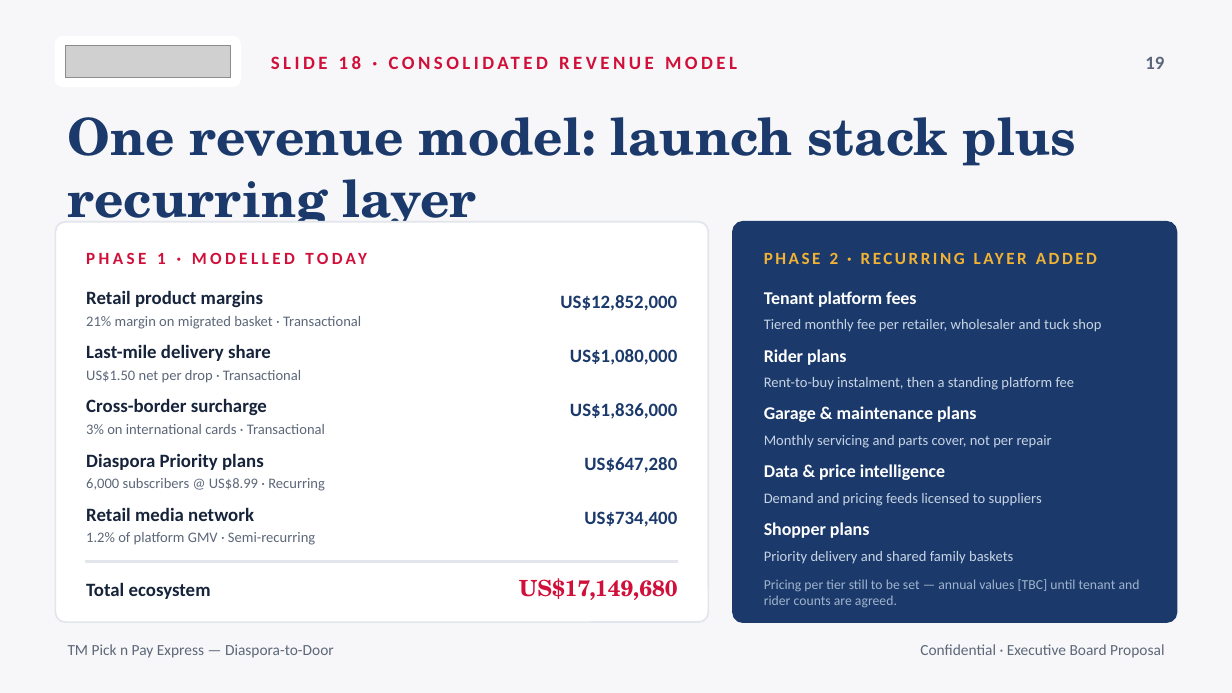
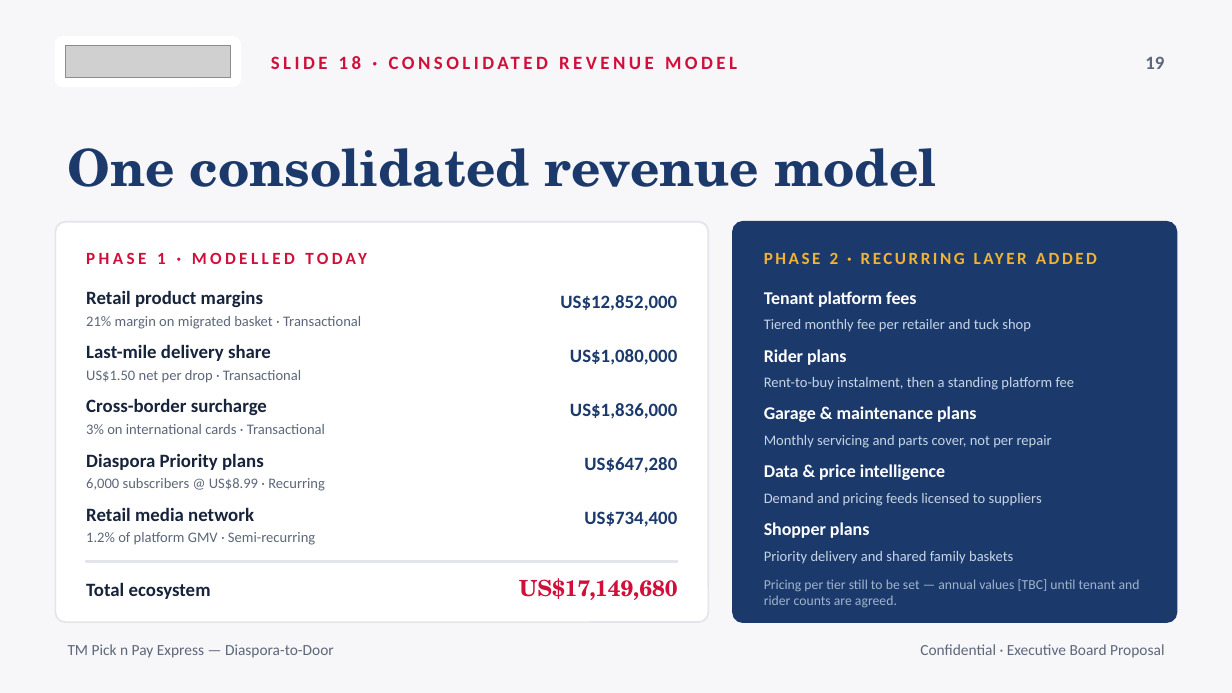
Before and after one commit to gugunyathi/retail-bridge, a slide deck: slide 18 of public/TM-Pick-n-Pay-Express.pptx. Drawn at 1232x693 pixels with LibreOffice and Linux fonts; fonts in the diff are those of the drawing; grey boxes stand for pictures. Boxes give left, top, right and bottom in pixels: in the first picture for what was removed or moved away, otherwise in the second. Text is boxed around its words. In the diff, an @@ line names an element or a change of style, - is before the commit and + after.

```diff
--- a/public/TM-Pick-n-Pay-Express.pptx
+++ b/public/TM-Pick-n-Pay-Express.pptx
@@ text at <box>68,148,937,187</box>: text changed @@
-One revenue model: launch stack plus recurring layer
+One consolidated revenue model
@@ text at <box>764,319,1031,332</box>: text changed @@
-Tiered monthly fee per retailer, wholesaler and tuck shop
+Tiered monthly fee per retailer and tuck shop
```
Also in this commit, not shown: 4 other files.
